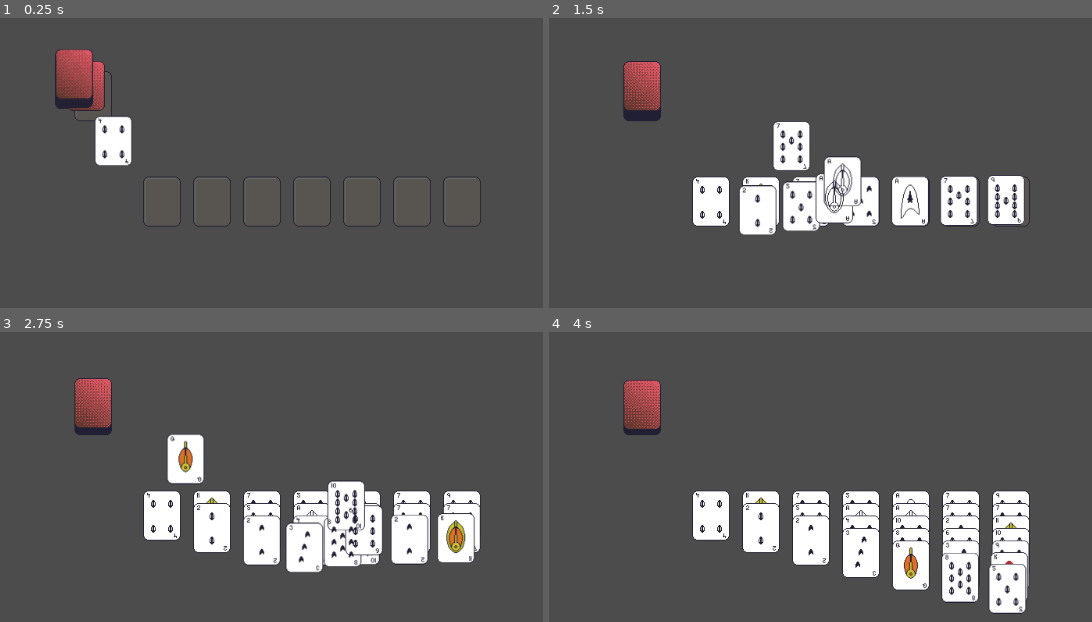
Above: before the commit, frames 1-4 (two rows, left to right).
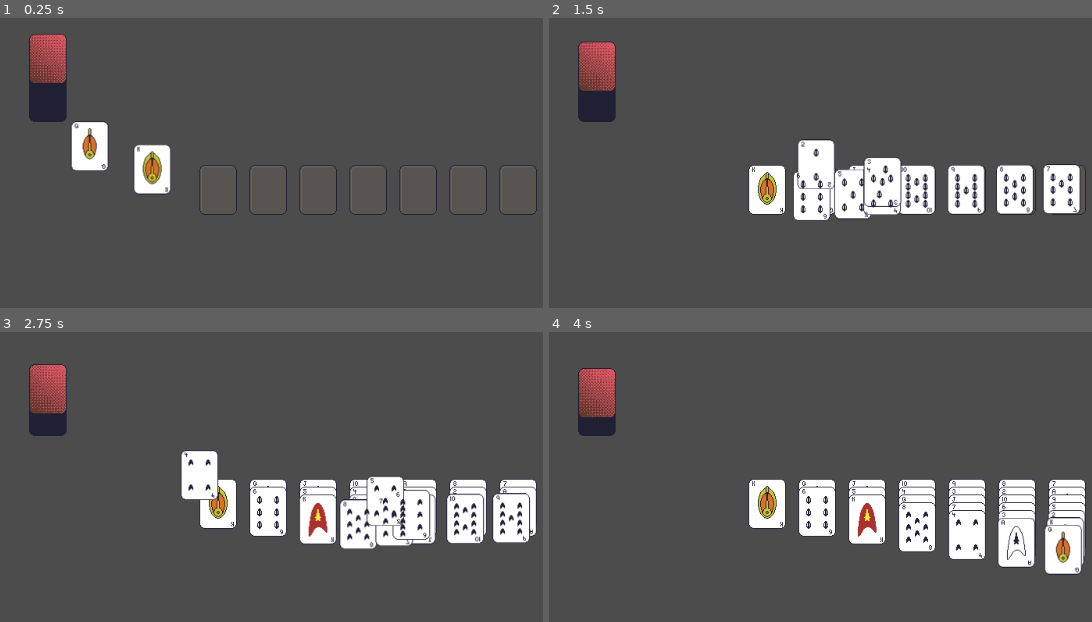
Above: after the commit, the same moments.

Repository: Kibibibit/windmills-arcade
Game: Godot game, scene res://scenes/Root.tscn
Same seed, same stepped clock (60 frames per second), same inputs: the game is played once before the commit and once after it.
Inputs:
- Up to frame 1 (0.25 s): no input
- Up to frame 2 (1.5 s): no input
- Up to frame 3 (2.75 s): no input
- Up to frame 4 (4 s): no input

The runs differ from the first frame. In frame 1, 7.4% of the frame differs, in the area x 5-99%, y 5-72%; in frame 2, 15%; in frame 3, 18%; in frame 4, 18%, in the area x 5-99%, y 12-98%.

Commit message:
replaced card slot with logic in stacking card

Diff:
--- a/project.godot
+++ b/project.godot
@@ -13,11 +13,6 @@
 "class": "Card",
 "language": "GDScript",
 "path": "res://scripts/components/card/Card.gd"
-}, {
-"base": "Node2D",
-"class": "CardStack",
-"language": "GDScript",
-"path": "res://scripts/components/card/CardStack.gd"
 }, {
 "base": "ResourceComponent",
 "class": "Deck",
@@ -56,7 +51,6 @@
 } ]
 _global_script_class_icons={
 "Card": "",
-"CardStack": "",
 "Deck": "",
 "Piece": "",
 "PlayingCard": "",
--- /dev/null
+++ b/scenes/components/CardSlot.tscn
@@ -0,0 +1,11 @@
+[gd_scene load_steps=3 format=2]
+
+[ext_resource path="res://scripts/components/card/CardSlot.gd" type="Script" id=1]
+[ext_resource path="res://sprites/cards/card-slot.png" type="Texture" id=2]
+
+[node name="CardSlot" type="Node2D"]
+script = ExtResource( 1 )
+
+[node name="Sprite" type="Sprite" parent="."]
+texture = ExtResource( 2 )
+centered = false
--- a/scenes/components/CardStack.tscn
+++ b/scenes/components/Deck.tscn
@@ -1,11 +1,10 @@
 [gd_scene load_steps=3 format=2]
 
 [ext_resource path="res://sprites/cards/card-slot.png" type="Texture" id=1]
-[ext_resource path="res://scripts/components/card/CardStack.gd" type="Script" id=2]
+[ext_resource path="res://scripts/components/card/Deck.gd" type="Script" id=2]
 
-[node name="CardStack" type="Node2D"]
+[node name="Deck" type="Node2D"]
 script = ExtResource( 2 )
-card_y_offset = -1
 
 [node name="Sprite" type="Sprite" parent="."]
 texture = ExtResource( 1 )
--- a/scenes/games/Sawayama.tscn
+++ b/scenes/games/Sawayama.tscn
@@ -1,65 +1,43 @@
-[gd_scene load_steps=3 format=2]
+[gd_scene load_steps=4 format=2]
 
 [ext_resource path="res://scripts/games/Sawayama.gd" type="Script" id=1]
-[ext_resource path="res://scenes/components/CardStack.tscn" type="PackedScene" id=2]
+[ext_resource path="res://scenes/components/Deck.tscn" type="PackedScene" id=2]
+[ext_resource path="res://scenes/components/CardSlot.tscn" type="PackedScene" id=3]
 
 [node name="Game" type="Node2D"]
 script = ExtResource( 1 )
 
-[node name="Deck" parent="." instance=ExtResource( 2 )]
-position = Vector2( 118, 76 )
-card_offset_div = 3
-player_can_place = true
-
 [node name="PlayingField" type="Node2D" parent="."]
-position = Vector2( 191, 211 )
+position = Vector2( 273, 196 )
 z_index = 10
 
-[node name="Slot1" parent="PlayingField" instance=ExtResource( 2 )]
-position = Vector2( 15, 0 )
-card_y_offset = 16
-player_can_place = true
-placement_rule = 1
-cards_face_up = 1
+[node name="CardSlot1" parent="PlayingField" instance=ExtResource( 3 )]
+position = Vector2( 5, 0 )
+_face_up = true
 
-[node name="Slot2" parent="PlayingField" instance=ExtResource( 2 )]
-position = Vector2( 79, 0 )
-card_y_offset = 16
-player_can_place = true
-placement_rule = 1
-cards_face_up = 1
+[node name="CardSlot2" parent="PlayingField" instance=ExtResource( 3 )]
+position = Vector2( 69, 0 )
+_face_up = true
 
-[node name="Slot3" parent="PlayingField" instance=ExtResource( 2 )]
-position = Vector2( 143, 0 )
-card_y_offset = 16
-player_can_place = true
-placement_rule = 1
-cards_face_up = 1
+[node name="CardSlot3" parent="PlayingField" instance=ExtResource( 3 )]
+position = Vector2( 133, 0 )
+_face_up = true
 
-[node name="Slot4" parent="PlayingField" instance=ExtResource( 2 )]
-position = Vector2( 207, 0 )
-card_y_offset = 16
-player_can_place = true
-placement_rule = 1
-cards_face_up = 1
+[node name="CardSlot4" parent="PlayingField" instance=ExtResource( 3 )]
+position = Vector2( 197, 0 )
+_face_up = true
 
-[node name="Slot5" parent="PlayingField" instance=ExtResource( 2 )]
-position = Vector2( 271, 0 )
-card_y_offset = 16
-player_can_place = true
-placement_rule = 1
-cards_face_up = 1
+[node name="CardSlot5" parent="PlayingField" instance=ExtResource( 3 )]
+position = Vector2( 261, 0 )
+_face_up = true
 
-[node name="Slot6" parent="PlayingField" instance=ExtResource( 2 )]
-position = Vector2( 335, 0 )
-card_y_offset = 16
-player_can_place = true
-placement_rule = 1
-cards_face_up = 1
+[node name="CardSlot6" parent="PlayingField" instance=ExtResource( 3 )]
+position = Vector2( 325, 0 )
+_face_up = true
 
-[node name="Slot7" parent="PlayingField" instance=ExtResource( 2 )]
-position = Vector2( 399, 0 )
-card_y_offset = 16
-player_can_place = true
-placement_rule = 1
-cards_face_up = 1
+[node name="CardSlot7" parent="PlayingField" instance=ExtResource( 3 )]
+position = Vector2( 389, 0 )
+_face_up = true
+
+[node name="Deck" parent="." instance=ExtResource( 2 )]
+position = Vector2( 60, 77 )
--- a/scripts/components/ResourceComponent.gd
+++ b/scripts/components/ResourceComponent.gd
@@ -11,6 +11,10 @@
 # SceneParent.
 # Not used for assets in the root node!
 
+func is_class(_class: String):
+	return get_class() == _class
+
+
 func _get_parent():
 	return get_tree().get_root().get_node("Root").get_node("Game")
 
--- /dev/null
+++ b/scripts/components/card/CardSlot.gd
@@ -0,0 +1,31 @@
+extends Node2D
+
+export var card_x_offset: int = 0
+export var card_y_offset: int = 10
+export var _face_up: bool
+
+func _process(_delta):
+	if (has_node("CardBelow")):
+		var child = get_node("CardBelow")
+		if (child.position.x != 0):
+			child.position.x = lerp(child.position.x,0,0.1)
+		if (child.position.y != 0):
+			child.position.y = lerp(child.position.y,0,0.1)
+
+func add_card(_card):
+	if (has_node("CardBelow")):
+		return get_node("CardBelow").add_card(_card)
+	_card.name = "CardBelow"
+	_card.position.x -= self.global_position.x
+	_card.position.y -= self.global_position.y
+	_card.z_index = self.z_index+2
+	add_child(_card)
+
+# Called when the node enters the scene tree for the first time.
+func _ready():
+	pass # Replace with function body.
+
+
+# Called every frame. 'delta' is the elapsed time since the previous frame.
+#func _process(delta):
+#	pass
--- a/scripts/components/card/CardStack.gd
+++ /dev/null
@@ -1,74 +0,0 @@
-class_name CardStack
-extends Node2D
-
-
-export var card_x_offset: int = 0
-export var card_y_offset: int = 0
-export var card_offset_div: int = 1
-
-export var player_can_place: bool
-export var card_consumer: bool
-
-enum ConsumerRule {KLONDIKE,SHENZHEN,NEXT_IN_SUIT}
-export(ConsumerRule) var consumer_rule
-
-enum PlayerPlaceRule {EMPTY,KLONDIKE,SHENZHEN,SAME_SUIT_DESC,SAME_SUIT_SEQUENCE}
-export (PlayerPlaceRule) var placement_rule
-
-enum CardFaceUpRule {ONCE_EMPTY,FACE_UP,FACE_DOWN}
-export (CardFaceUpRule) var cards_face_up
-
-export var slot_visible: bool = true
-
-var emptied: bool = false
-
-
-var cards: Array
-
-func add_card(card: Card):
-	card.position.x -= self.global_position.x
-	card.position.y -= self.global_position.y
-	card._face_up = card_face_up()
-	card.z_index = cards.size()*2
-	cards.append(card)
-	add_child(card)
-
-
-
-func card_face_up():
-	match cards_face_up:
-		CardFaceUpRule.ONCE_EMPTY:
-			return emptied
-		CardFaceUpRule.FACE_UP:
-			return true
-		CardFaceUpRule.FACE_DOWN:
-			return false
-
-func add_cards(new_cards: Array):
-	for card in new_cards:
-		add_card(card)
-
-func deal_card() -> Card:
-	var card = cards.pop_back()
-	card.position.x += self.position.x
-	card.position.y += self.position.y
-	remove_child(card)
-	return card
-
-func _ready():
-	if !slot_visible:
-		$Sprite.free()
-
-func _process(_delta):
-	var i: float = 0.0
-	for card in cards:
-
-		var card_x = floor(i/card_offset_div)*card_x_offset
-		var card_y = floor(i/card_offset_div)*card_y_offset
-
-		if (card.position.x != card_x):
-			card.position.x = lerp(card.position.x,card_x,0.1)
-		if (card.position.y != card_y):
-			card.position.y = lerp(card.position.y,card_y,0.1)
-
-		i += 1.0
--- a/scripts/components/card/Deck.gd
+++ b/scripts/components/card/Deck.gd
@@ -10,32 +10,38 @@
 # and can be shuffled. Draws a stack of 'card-back'
 # sprites to represent the size of the deck
 
-var deck: Array
+var deck: Array = []
 var offset: int = 0
 var sprites: Array
 
-func _init(cards: Array = []):
-	deck = cards
+func add_cards(cards: Array):
+	for card in cards:
+		add_card(card)
 
-func _ready():
-	for i in range(0, deck.size()):
-		if (i%4==0):
-			var sprite = Sprite.new()
-			sprite.z_as_relative=true
-			sprite.centered=false
-			sprite.z_index=offset+1
-			sprite.position.y -= offset
-			sprites.append(sprite)
-			sprite.texture = .get_texture('card-back')
-			add_child(sprite)
-			offset = offset+1
+func add_card(card: Card):
+	deck.append(card)
+	var sprite = Sprite.new()
+	sprite.z_as_relative=true
+	sprite.centered=false
+	sprite.z_index=offset+1
+	sprite.position.y -= offset
+	sprites.append(sprite)
+	sprite.texture = .get_texture('card-back')
+	add_child(sprite)
+	offset+= 1
 
 func shuffle() -> void:
 	deck.shuffle()
 
+func size() -> int:
+	return deck.size()
+
 func deal() -> Card:
+	if (deck.size() <= 0):
+		return null
 	var card = deck.pop_back()
-	if (deck.size() % 4 == 0):
-		var sprite = sprites.pop_back()
-		sprite.free()
+	card.position.x = self.position.x
+	card.position.y = self.position.y + deck.size()
+	sprites.pop_back().free()
+
 	return card
--- a/scripts/components/card/StackingCard.gd
+++ b/scripts/components/card/StackingCard.gd
@@ -10,8 +10,69 @@
 # it should be stacked with other cards.
 # Ideal for solataire
 
-var card_above: StackingCard
-var card_below: StackingCard
+var card_x_offset: int = 0
+var card_y_offset: int = 0
+
+var player_can_place: bool
+var card_consumer: bool
+
+enum ConsumerRule {KLONDIKE,SHENZHEN,NEXT_IN_SUIT}
+export(ConsumerRule) var consumer_rule
+
+enum PlayerPlaceRule {KLONDIKE,SHENZHEN,SAME_SUIT_DESC,SAME_SUIT_SEQUENCE}
+export (PlayerPlaceRule) var placement_rule
+
+
+func _init(front_sprite:String,back_sprite:String,_suit:int,_value:int).(front_sprite,back_sprite,_suit,_value):
+	pass
+
+func get_class():
+	return "StackingCard"
+
 
 func _ready():
-	pass # Replace with function body.
+	if (get_parent().name.begins_with("CardSlot") || get_parent().is_class("StackingCard")):
+		card_x_offset = get_parent().card_x_offset
+		card_y_offset = get_parent().card_y_offset
+		_face_up = get_parent()._face_up
+
+func _process(_delta):
+	if (has_node("CardBelow")):
+		var child = get_node("CardBelow")
+		if (child.position.x != card_x_offset):
+			child.position.x = lerp(child.position.x,card_x_offset,0.1)
+		if (child.position.y != card_y_offset):
+			child.position.y = lerp(child.position.y,card_y_offset,0.1)
+
+func can_move() -> bool:
+	if (!player_can_place):
+		return false
+	else:
+		if (!has_node("CardBelow")):
+			return true
+		else:
+			return get_node("CardBelow").valid_placement(self) && get_node("CardBelow").can_move()
+
+func valid_placement(_card: StackingCard) -> bool:
+	match placement_rule:
+		PlayerPlaceRule.KLONDIKE:
+			return (_card.suit % 2 != suit % 2) && (_card.value -1 == value)
+		PlayerPlaceRule.SHENZHEN:
+			return (_card.suit != suit) && (_card.value  -1 == value)
+		PlayerPlaceRule.SAME_SUIT_DESC:
+			return (_card.suit == suit) &&  (_card.value  -1 == value)
+		PlayerPlaceRule.SAME_SUIT_SEQUENCE:
+			return (_card.suit == suit) &&  (abs(_card.value-value) == 1)
+		_:
+			return false
+
+
+func add_card(_card):
+	if (has_node("CardBelow")):
+		return get_node("CardBelow").add_card(_card)
+	_card.name = "CardBelow"
+	_card.position.x -= self.global_position.x
+	_card.position.y -= self.global_position.y
+	_card._face_up = self._face_up
+	_card.z_index = self.z_index+2
+	add_child(_card)
--- a/scripts/games/Sawayama.gd
+++ b/scripts/games/Sawayama.gd
@@ -50,42 +50,46 @@
 
 	# TODO: Get other suits drawn
 	self._suit_names = ["starfleet","bajor","starfleet","bajor"]
-
-
 	self.load_resources()
 
-	new_game()
+	$Deck.add_cards(_cards())
+
+	for i in range(1,8):
+		dealing_slots.append("CardSlot%s"%i)
+
+	dealing = true
+
+func make_card(suit:int, value:int):
+	var card: StackingCard = StackingCard.new("card-front","card-back",suit,value)
+	card.placement_rule = 0
+	card.player_can_place = true
+	card.card_consumer = false
+	return card
 
 func _cards():
 	var cards = []
 	for _suit in range(1,5):
 		for _value in range(1,14):
-			cards.append(PlayingCard.new("card-front","card-back",_suit,_value))
+			cards.append(make_card(_suit,_value))
 	return cards
 
-func new_game():
-	dealing = true
-	deal_timer = 0
-	var cards: Array = _cards()
-	cards.shuffle()
-	$Deck.add_cards(cards)
-	dealing_slots = []
-	for i in range(1,8):
-		dealing_slots.append($PlayingField.get_node("Slot%d" % i))
 
 
-func _process(delta):
+
+func _process(_delta):
 	if (dealing):
+		deal_timer += _delta*1000
 		if (deal_timer - last_deal > deal_spacing):
 			if (dealing_slots.size() > 0):
 				if (deal_index >= dealing_slots.size()):
 					deal_index = 0
 					dealing_slots.pop_front()
-				if (dealing_slots.size() > 0):
-					var card = $Deck.deal_card()
-					dealing_slots[deal_index].add_card(card)
-					last_deal = deal_timer
-					deal_index += 1
-				else:
-					dealing = false
-		deal_timer += (delta*1000 as int)
+					if (dealing_slots.size() == 0):
+						return
+				get_node("PlayingField/%s" % dealing_slots[deal_index]).add_card($Deck.deal())
+				deal_index += 1
+				last_deal = deal_timer
+			else:
+				dealing = false
+
+	pass
